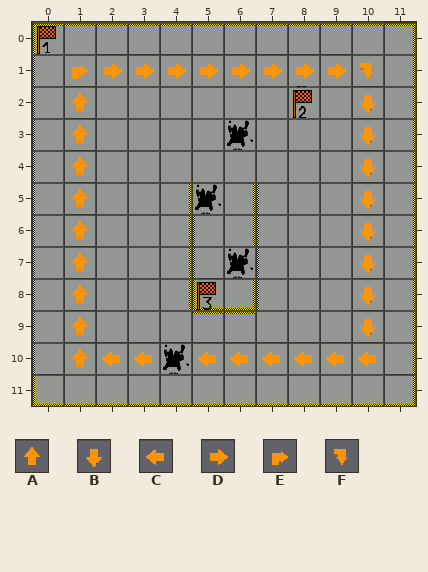
Tiled map -- assets/map3.tmx. The picture above was drawn from the file before the commit.
Cells are 32x32 px. Shown: x 0..11, y 0..11. The commit also replaced the tileset; all pictures use the new one.
Key: from "testTileset": A 20, B 21, C 22, D 23, E 24, F 27.
_ is an empty cell.
Layers that did not change in this view are not listed.
Layer "special" before, first column x 0:
 0 ____________
 1 _EDDDDDDDDF_
 2 _A________B_
 3 _A________B_
 4 _A________B_
 5 _A________B_
 6 _A________B_
 7 _A________B_
 8 _A________B_
 9 _A________B_
10 _ACCCCCCCCC_
11 ____________
The same view after the edit:
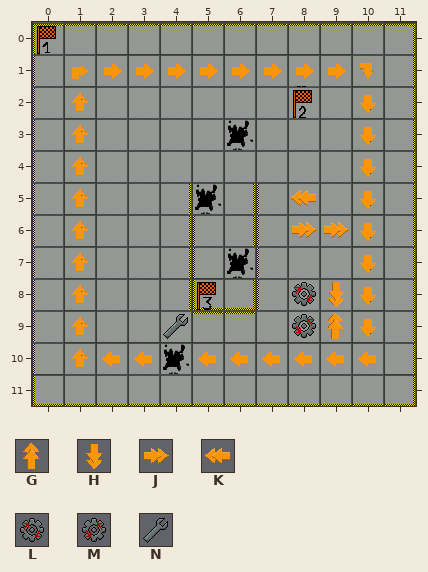
Further tiles: from "testTileset": G 17, H 18, J 28, K 29, L 70, M 71, N 72.
What changed:
Layer "special":
y 5: x 8 _ -> K
y 6: x 8..9 __ -> JJ
y 8: x 8..9 __ -> LH
y 9: x 4 _ -> N; x 8..9 __ -> MG
